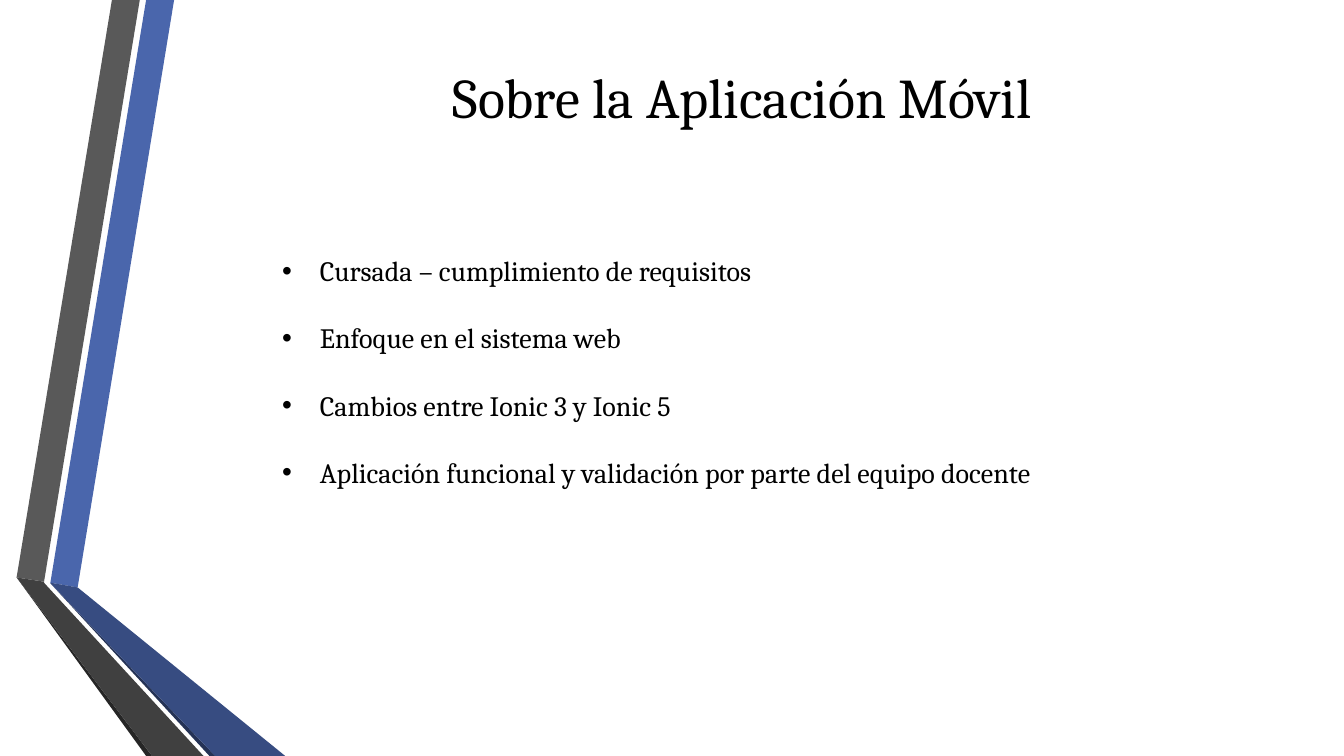
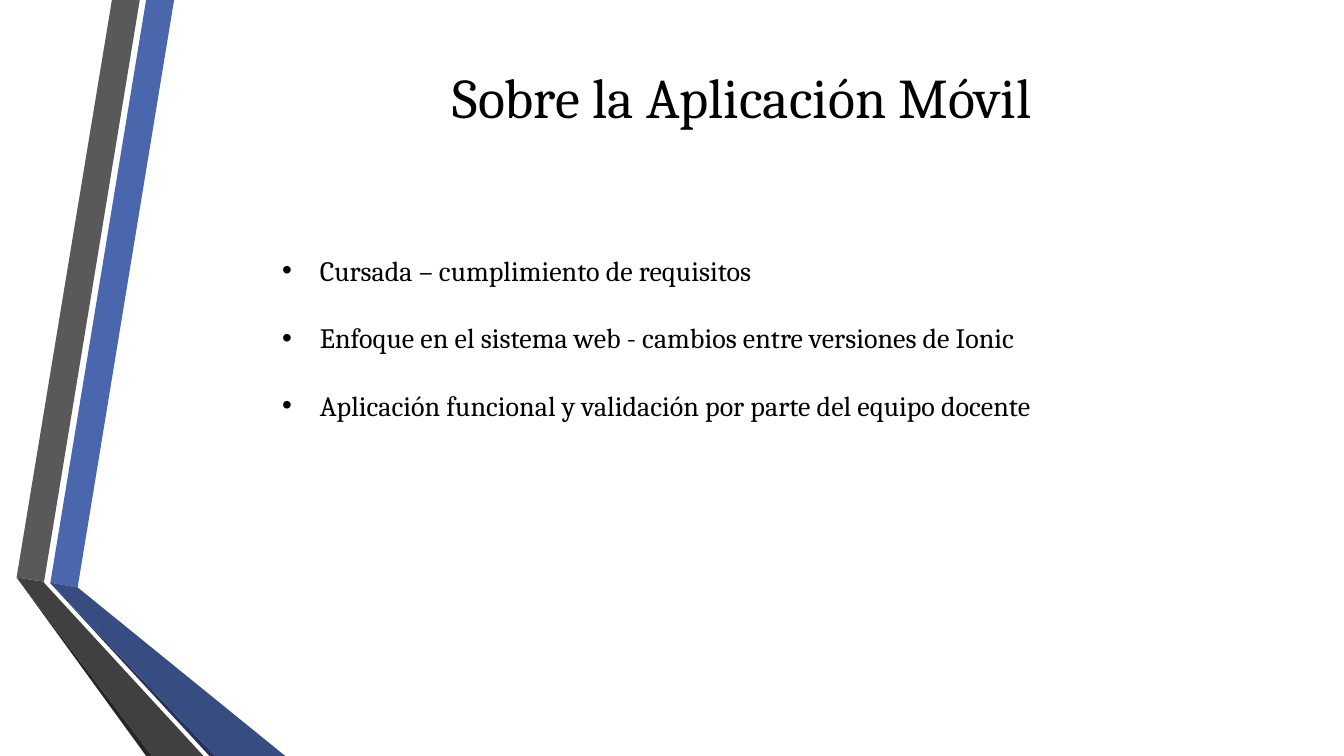
Before and after one commit to fge23/Sistema-VASPA, a slide deck: slide 10 of Presentaciones/Presentación VASPA - Diciembre 2020 - Examen Final/Presentación VASPA - Diciembre 2020 - Examen Final.pptx. Drawn at 1344x756 pixels with LibreOffice and Linux fonts; fonts in the diff are those of the drawing; background and template pictures are left out. Boxes give left, top, right and bottom in pixels: in the first picture for what was removed or moved away, otherwise in the second. Text is boxed around its words. In the diff, an @@ line names an element or a change of style, - is before the commit and + after.

```diff
--- a/Presentaciones/Presentación VASPA - Diciembre 2020 - Examen Final/Presentación VASPA - Diciembre 2020 - Examen Final.pptx
+++ b/Presentaciones/Presentación VASPA - Diciembre 2020 - Examen Final/Presentación VASPA - Diciembre 2020 - Examen Final.pptx
@@ text at box(320, 328, 1014, 354): text changed @@
-• Enfoque en el sistema web
-• Cambios entre Ionic 3 y Ionic 5
+• Enfoque en el sistema web - cambios entre versiones de Ionic
```
Also in this commit, not shown: 4 other slides changed.
